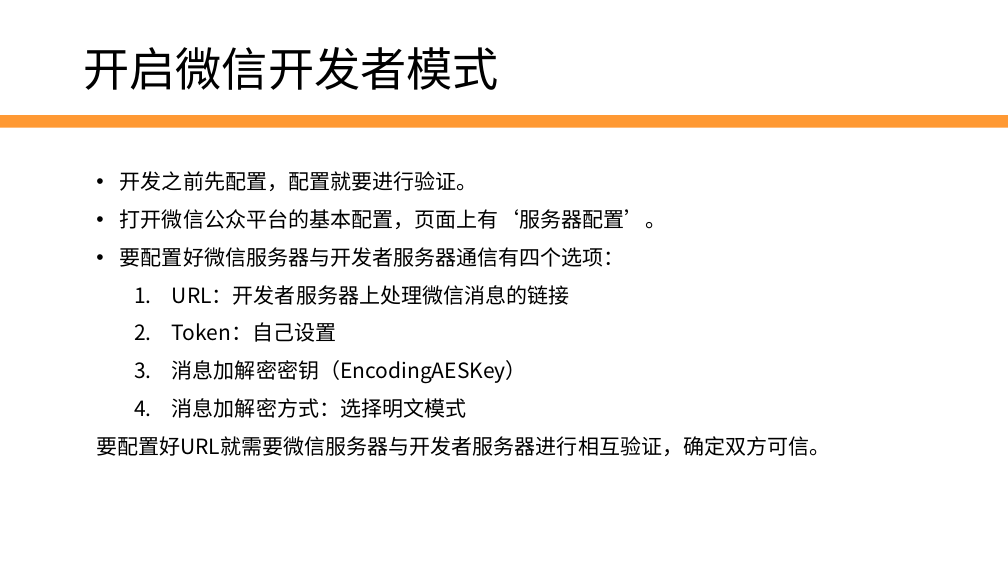
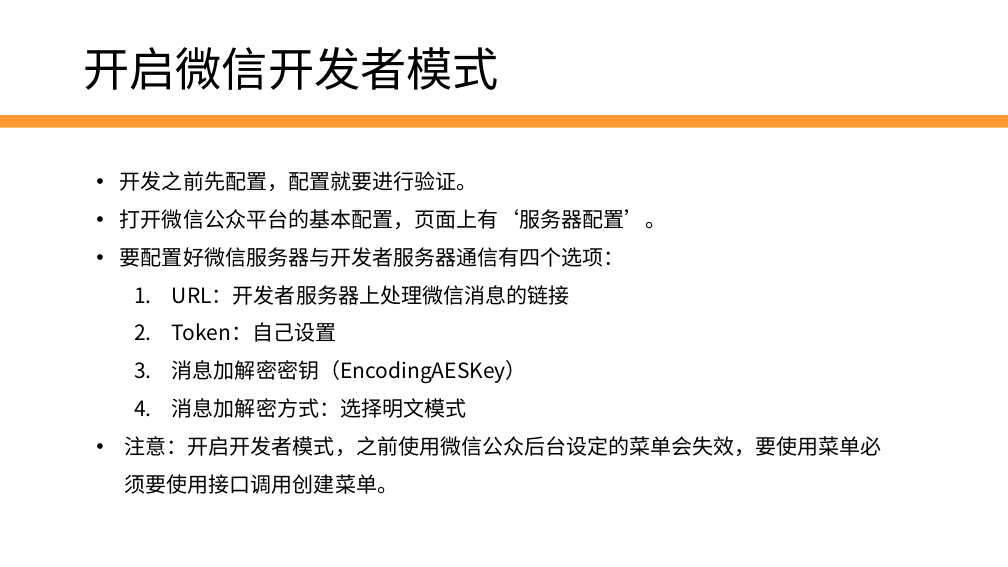
Before and after one commit to edu2act/2017-2018_1st_Wechat_Web_Programming, a slide deck: slide 9 of meterials/slides/ch03-wechat-dev-env-and-debug tools.pptx. Drawn at 1008x567 pixels with LibreOffice and Linux fonts; fonts in the diff are those of the drawing; background and template pictures are left out. Boxes give left, top, right and bottom in pixels: in the first picture for what was removed or moved away, otherwise in the second. Text is boxed around its words. In the diff, an @@ line names an element or a change of style, - is before the commit and + after.

```diff
--- a/meterials/slides/ch03-wechat-dev-env-and-debug tools.pptx
+++ b/meterials/slides/ch03-wechat-dev-env-and-debug tools.pptx
@@ text at (125,436,882,494): text changed @@
-要配置好URL就需要微信服务器与开发者服务器进行相互验证，确定双方可信。
+• 注意：开启开发者模式，之前使用微信公众后台设定的菜单会失效，要使用菜单必须要使用接口调用创建菜单。
```
Also in this commit, not shown: 1 other slide changed, 1 slide added, 1 other file.
